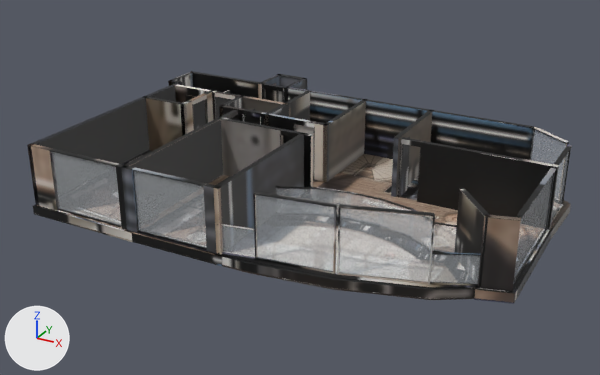
Renders of the glTF model _bake/glb/kent-23/model.glb from each side of a commit.
The view is the same before and after, from a 50 mm camera at (13.16, -24.89, 12.41) aimed at (-0.25, -0.52, 0.23). The lights are fixed; the arrows at lower left show +X, +Y and +Z. The older version comes first. Where no turn or scale is listed for an object, it has been applied to the vertices. Vertices at exactly the same position are counted once.
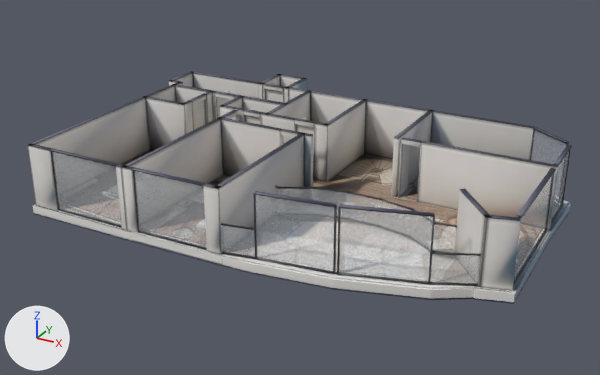
Boxes [x1, y1, x2, y2] around the edits, measured in the pictures (600 x 375 px; the box of a moved part takes in the faces that stretch with it):
'Mesh_0', surface changed (black to grey): [27, 71, 572, 304] in both
part 1 of me_mesh_0, reshaped: before [131, 117, 567, 284]; after [34, 75, 571, 304]
part 2 of me_mesh_0, moved or reshaped: before [283, 87, 567, 141]; after [284, 86, 569, 155]
part 3 of me_mesh_0, surface changed (lighter): [28, 71, 572, 302] in both

Diff of the bpy script that builds the scene:
```diff
--- a/_bake/glb/kent-23/model.glb.py
+++ b/_bake/glb/kent-23/model.glb.py
@@ mat_baked @@
 n3 = _N.new('ShaderNodeMapping'); n3.name = 'Mapping'
-n3.inputs[1].default_value = (0.00138, -14.89, 0.0)  # 'Location'
-n3.inputs[3].default_value = (15.96, 15.88, 1.0)  # 'Scale'
+n3.inputs[1].default_value = (0.0012, -14.97, 0.0)  # 'Location'
+n3.inputs[3].default_value = (15.94, 15.97, 1.0)  # 'Scale'
 n4 = _N.new('ShaderNodeUVMap'); n4.name = 'UV Map'
@@ me_mesh_0 @@
 # used by ob_mesh_0; location = (-8.54, 5.99, -0.36)
-me_mesh_0.from_pydata(...)  # 2710 vertices, 4804 faces; spans x 0.0..17.2, y -12.0..0.0, z 0.0..2.6
+me_mesh_0.from_pydata(...)  # 3214 vertices, 5896 faces; spans x 0.0..17.2, y -12.0..0.0, z 0.0..2.6
+# me_mesh_0 part 1: 18 vertices moved within x 2.4..17.1, y -10.4..-1.5, z 0.0..0.4; 4 vertices removed from x 14.7, y -10.4, z 0.4..1.4; 508 vertices added at x 0.1..17.1, y -12.0..-0.1, z 0.0..2.6
+# me_mesh_0 part 2: 6 vertices removed from x 15.4, y -1.8..-1.6, z 0.4..2.6; 6 vertices added at x 15.3, y -1.8..-1.6, z 0.4..2.6
+# me_mesh_0 part 3: 3494 kept faces spanning x 0.0..17.2, y -11.9..0.0, z 0.0..2.6 get new texture (UV) coordinates
 me_mesh_0.materials.append(mat_baked)
```
